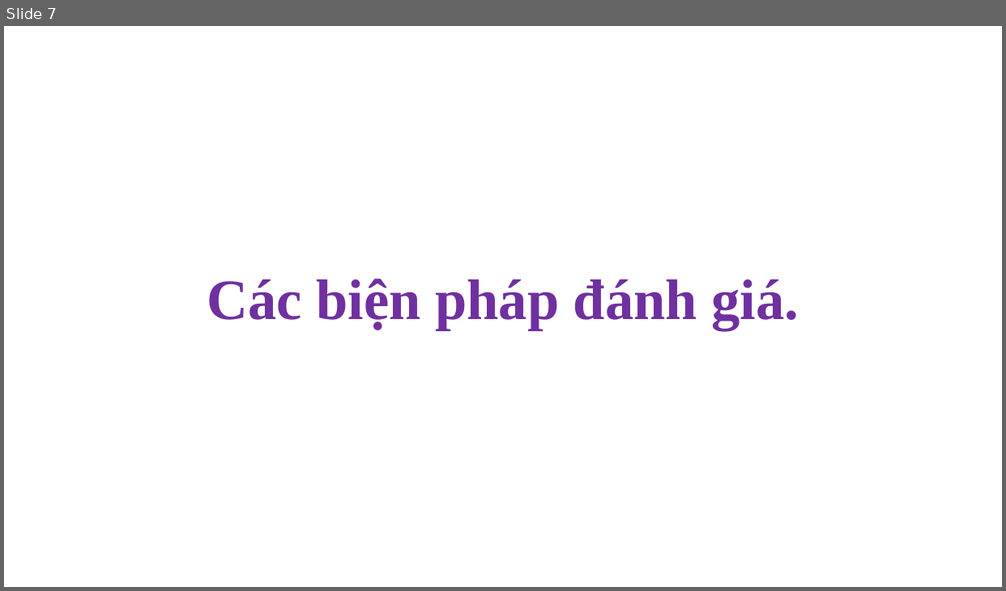
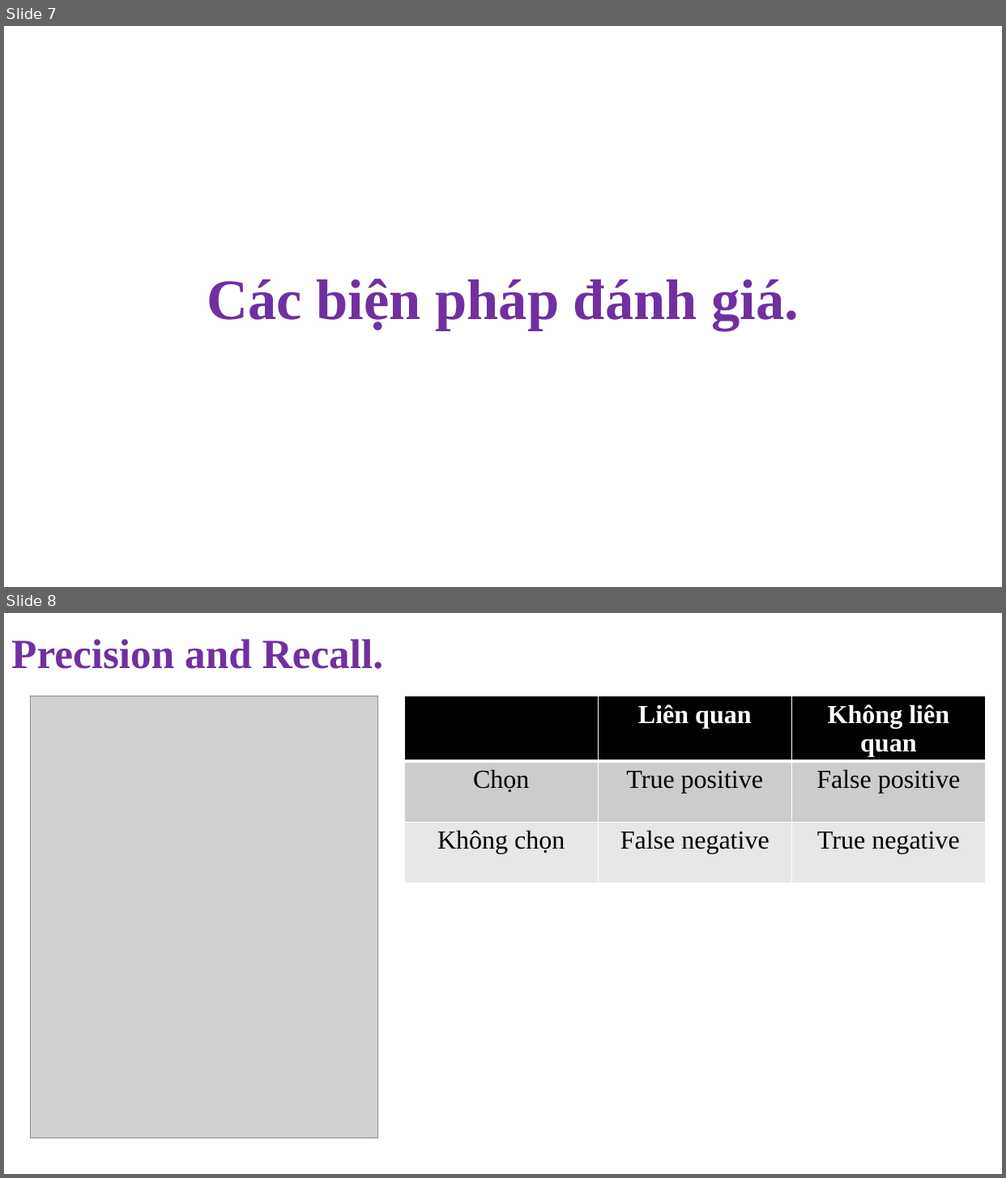
Before and after one commit to NghiLamPhuc/NLP., a slide deck: IR/Presentation1.pptx. Shown one above the other, each under a label of ours: slide 7 before the commit, slides 7 and 8 after it. The pictures are 1006x591 and 1006x1178 pixels, drawn with LibreOffice and Linux fonts; fonts in the diff are those of the drawing; grey boxes stand for pictures. Boxes give left, top, right and bottom in pixels: in the first picture for what was removed or moved away, otherwise in the second. Text is boxed around its words. In the diff, an @@ line names an element or a change of style, - is before the commit and + after.

```diff
--- a/IR/Presentation1.pptx
+++ b/IR/Presentation1.pptx
@@ slide 8 added at (4, 613, 1002, 1174), background #FFFFFF @@
@@ text added at (11, 639, 383, 669), 40 pt, text #7030A0, bold @@
+Precision and Recall.
@@ picture added at (30, 696, 378, 1138) @@
@@ table added at (404, 696, 987, 888), 3 rows, 3 columns @@
+ | Liên quan | Không liên quan
+Chọn | True positive | False positive
+Không chọn | False negative | True negative
```
Also in this commit, not shown: 1 slide removed, 5 other files.
